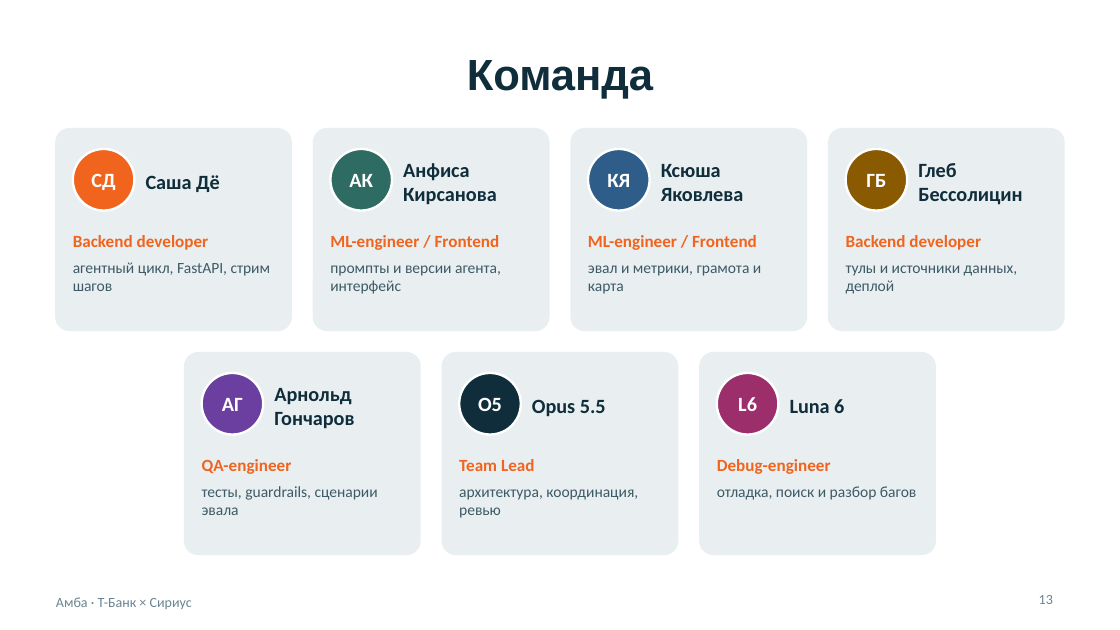
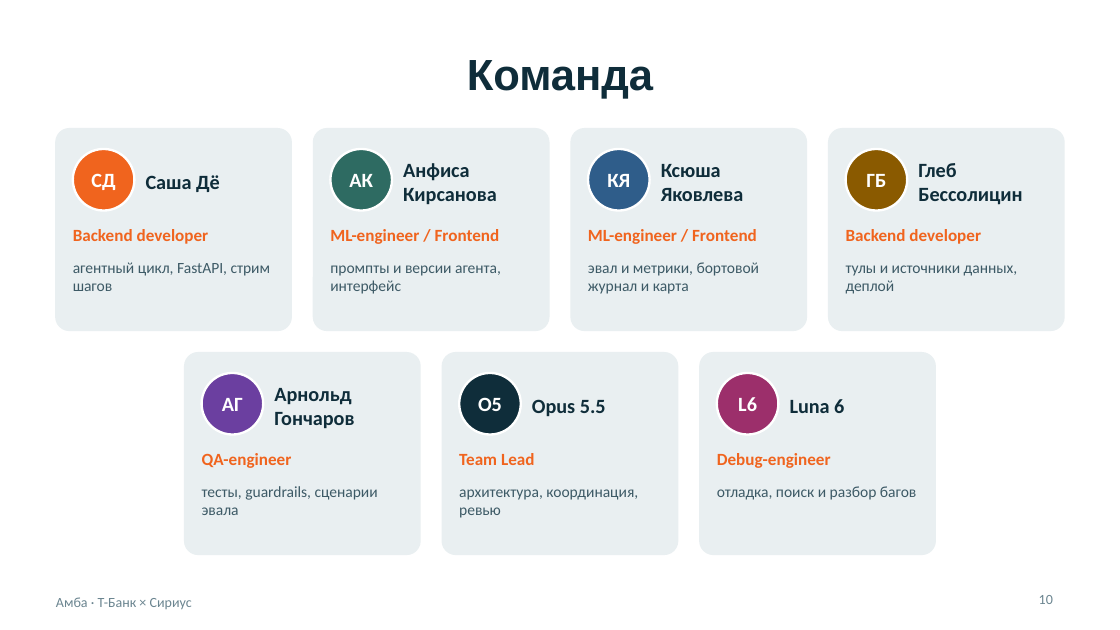
Before and after one commit to BessolitsinGleb/AI-ta, a slide deck: slide 10 of presentation/Amba_Travel_AI.pptx (slide 13 before the commit). Drawn at 1120x630 pixels with LibreOffice and Linux fonts; fonts in the diff are those of the drawing. Boxes give left, top, right and bottom in pixels: in the first picture for what was removed or moved away, otherwise in the second. Text is boxed around its words. In the diff, an @@ line names an element or a change of style, - is before the commit and + after.

```diff
--- a/presentation/Amba_Travel_AI.pptx
+++ b/presentation/Amba_Travel_AI.pptx
@@ text at <box>588,262,760,294</box>: text changed @@
-эвал и метрики, грамота и карта
+эвал и метрики, бортовой журнал и карта
@@ vertical alignment middle to top in 7 elements at <box>73,229,209,244</box>, <box>330,229,500,244</box>, <box>588,229,757,244</box>, <box>846,229,981,244</box>, <box>202,453,292,468</box>, <box>459,453,534,465</box>, <box>717,453,831,468</box> @@
@@ page number at <box>1039,595,1053,604</box>: text changed @@
-13
+10
```
Also in this commit, not shown: 7 other slides changed, 4 slides added, 7 slides removed, 5 other files.
